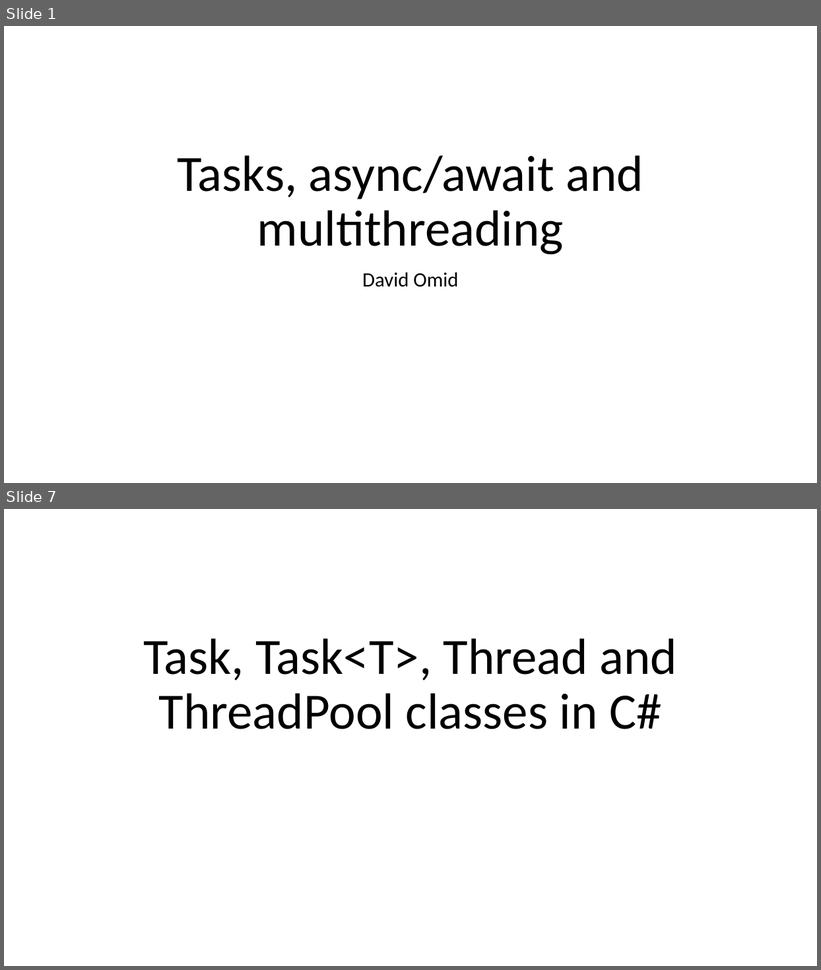
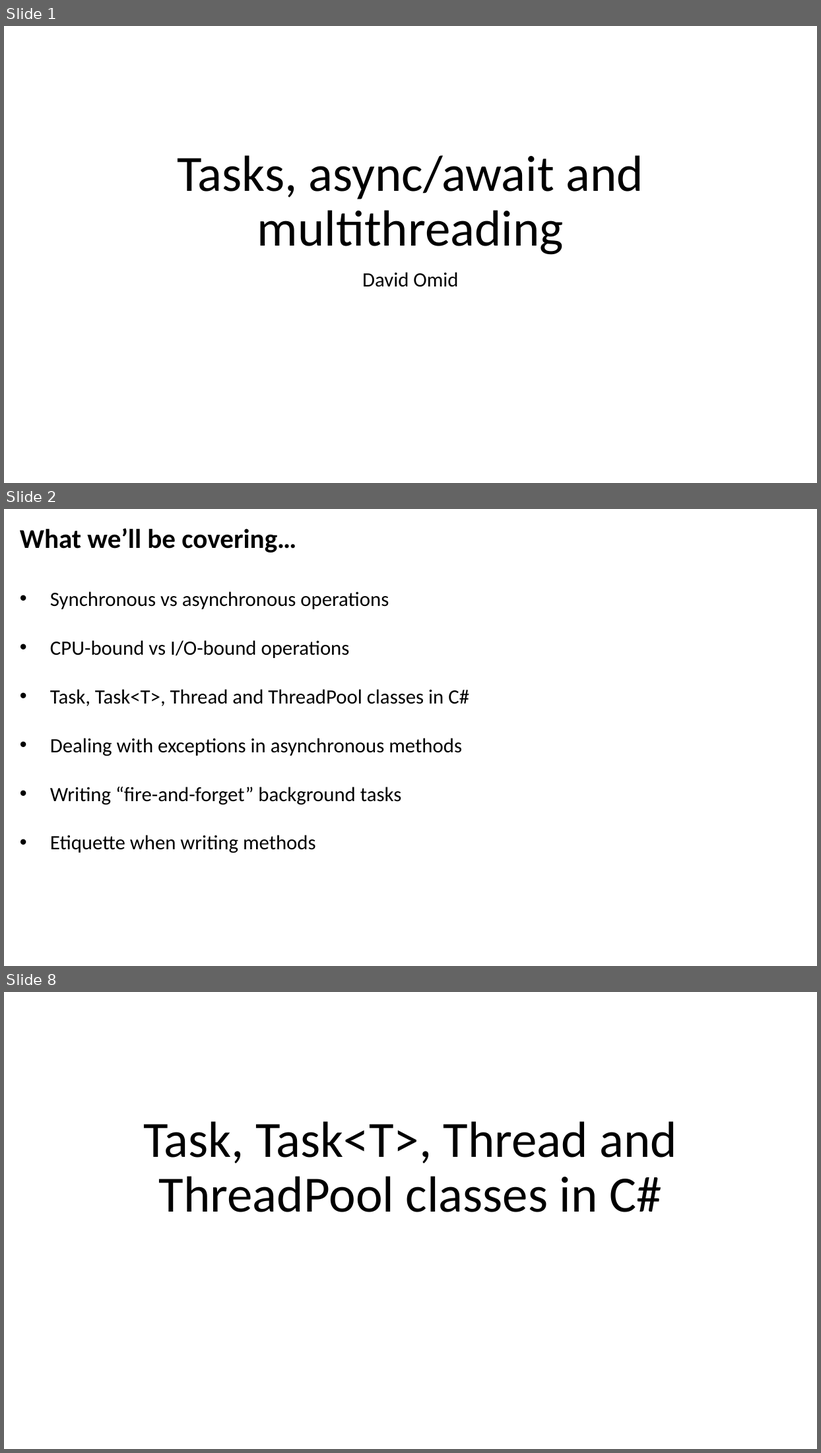
Before and after one commit to JoshKain/AsyncAwaitQuiz, a slide deck: Async and await presentation.pptx. Shown one above the other, each under a label of ours: slides 1 and 7 before the commit, slides 1, 2 and 8 after it; the slides between them are not shown. The pictures are 821x970 and 821x1453 pixels, drawn with LibreOffice and Linux fonts; fonts in the diff are those of the drawing. Boxes give left, top, right and bottom in pixels: in the first picture for what was removed or moved away, otherwise in the second. Text is boxed around its words. In the diff, an @@ line names an element or a change of style, - is before the commit and + after.

Commit message:
Improved slides, added more details on synchronous vs asynchronous code, CPU-bound vs I/O-bound

```diff
--- a/Async and await presentation.pptx
+++ b/Async and await presentation.pptx
@@ slide 2 added at <box>4,509,817,966</box>, background #FFFFFF @@
@@ text added at <box>20,528,469,854</box>, 24 pt, text #000000 @@
+What we’ll be covering…
+• Synchronous vs asynchronous operations
+• CPU-bound vs I/O-bound operations
+• Task, Task<T>, Thread and ThreadPool classes in C#
+• Dealing with exceptions in asynchronous methods
+• Writing “fire-and-forget” background tasks
+• Etiquette when writing methods
@@ what was slide 7 is now slide 8 @@
```
Also in this commit, not shown: 6 slides changed, 4 other slides added.
